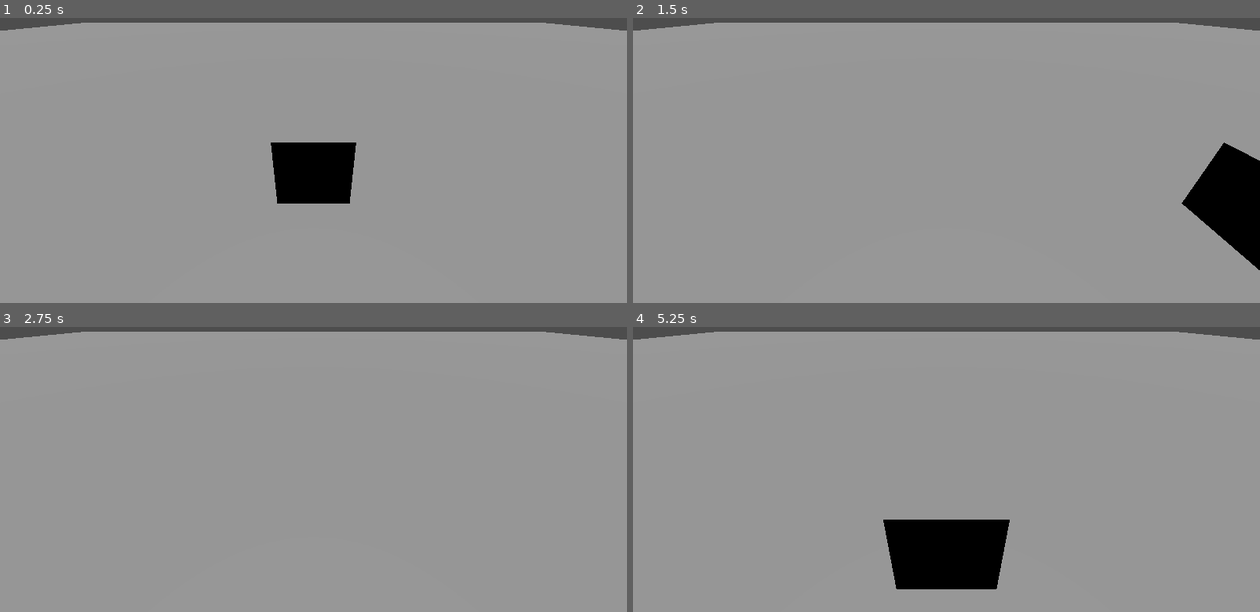
Above: before the commit, frames 1-4 (two rows, left to right).
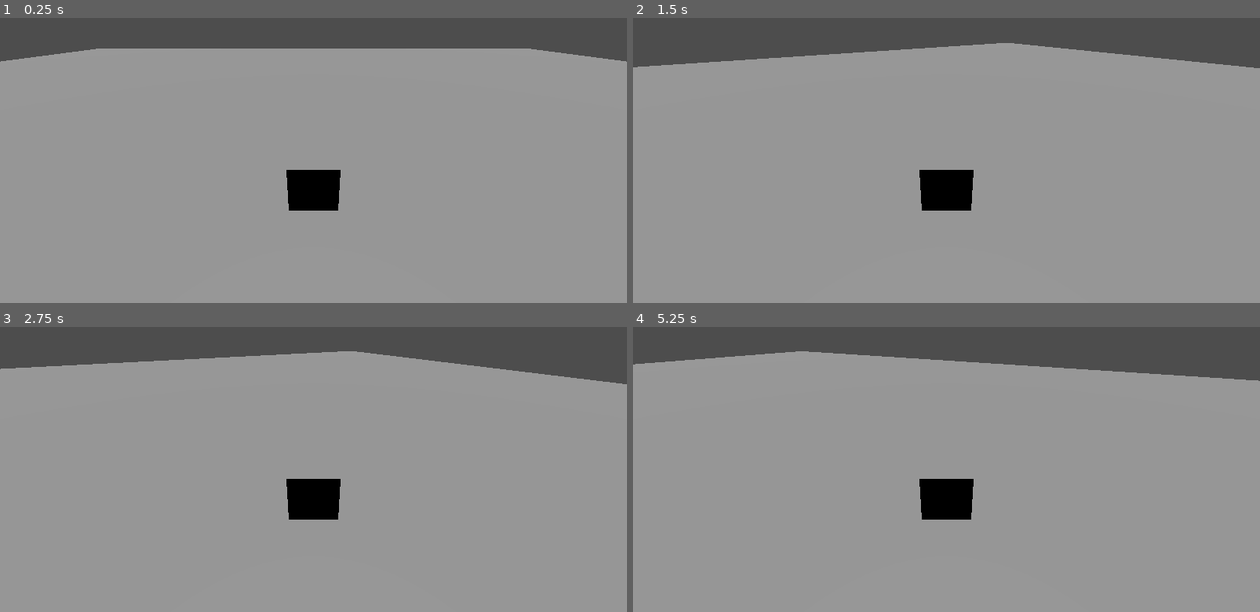
Above: after the commit, the same moments.

Repository: Tchetchouille/GMTK2024
Game: Godot game, scene res://scenes/test_char.tscn
Two runs of this game, one before a commit and one after it. Both use one fixed random seed, a clock stepped at 60 frames per second and the inputs below. This scene is started directly instead of the project's main scene.
Inputs (mouse positions are in pixels of both pictures, inside the frame that each line leads up to):
- Up to frame 1 (0.25 s): no input
- Up to frame 2 (1.5 s): tap Enter at 0.5 s; move the mouse to (1084, 109) at 0.52 s; hold D (move_right) 0.53-1.28 s; move the mouse to (821, 143) at 1.27 s; hold S (move_back) from 1.28 s (still down)
- Up to frame 3 (2.75 s): move the mouse to (376, 358) at 2.02 s; release S (move_back) at 2.03 s; hold D (move_right) from 2.03 s (still down)
- Up to frame 4 (5.25 s): move the mouse to (915, 506) at 2.77 s; release D (move_right) at 2.78 s; hold W (move_forward) 2.78-3.53 s; move the mouse to (1134, 489) at 3.52 s; hold A (move_left) 3.53-5.03 s; move the mouse to (758, 384) at 4.27 s; move the mouse to (977, 435) at 5.02 s; hold S (move_back) from 5.03 s (still down)

The runs differ from the first frame. In frame 1, 11% of the frame differs, in the area x 0-100%, y 1-68%; in frame 2, 15%; in frame 3, 12%; in frame 4, 16%, in the area x 0-100%, y 1-93%.

Commit message:
Added mouse movement

Diff:
--- a/scenes/Character.tscn
+++ b/scenes/Character.tscn
@@ -32,5 +32,5 @@
 [node name="MeshInstance3D" type="MeshInstance3D" parent="Body"]
 mesh = SubResource("BoxMesh_7ce67")
 
-[node name="Camera3D" type="Camera3D" parent="."]
-transform = Transform3D(1, 0, 0, 0, 0.875346, 0.483496, 0, -0.483496, 0.875346, 0, 1.95637, 2.76709)
+[node name="Camera3D" type="Camera3D" parent="Body"]
+transform = Transform3D(1, 0, 0, 0, 0.906308, 0.422618, 0, -0.422618, 0.906308, 0, 3, 4)
--- a/scripts/character_body_3d.gd
+++ b/scripts/character_body_3d.gd
@@ -2,6 +2,7 @@
 
 
 const SPEED = 5.0
+const MOUSE_SENSITIVITY = 0.1
 
 var target_velocity = Vector3.ZERO
 
@@ -9,6 +10,8 @@
 func _physics_process(delta):
 
 	var direction = Vector3.ZERO
+
+
 
 	if Input.is_action_pressed("move_forward") :
 		direction.z -= 1
@@ -19,12 +22,21 @@
 	if Input.is_action_pressed("move_left") :
 		direction.x -= 1
 
+	var movement_dir = transform.basis * Vector3(direction.x, 0, direction.z)
+
 	if direction != Vector3.ZERO :
 		direction = direction.normalized()
 
-	target_velocity.x = direction.x * SPEED
-	target_velocity.z = direction.z * SPEED
+	velocity.x = movement_dir.x * SPEED
+	velocity.z = movement_dir.z * SPEED
 
-	velocity = target_velocity
+	#target_velocity.x = direction.x * SPEED
+	#target_velocity.z = direction.z * SPEED
+
+	#velocity = target_velocity
 
 	move_and_slide()
+
+func _unhandled_input(event):
+	if event is InputEventMouseMotion:
+		rotate_y(-event.relative.x * MOUSE_SENSITIVITY)
